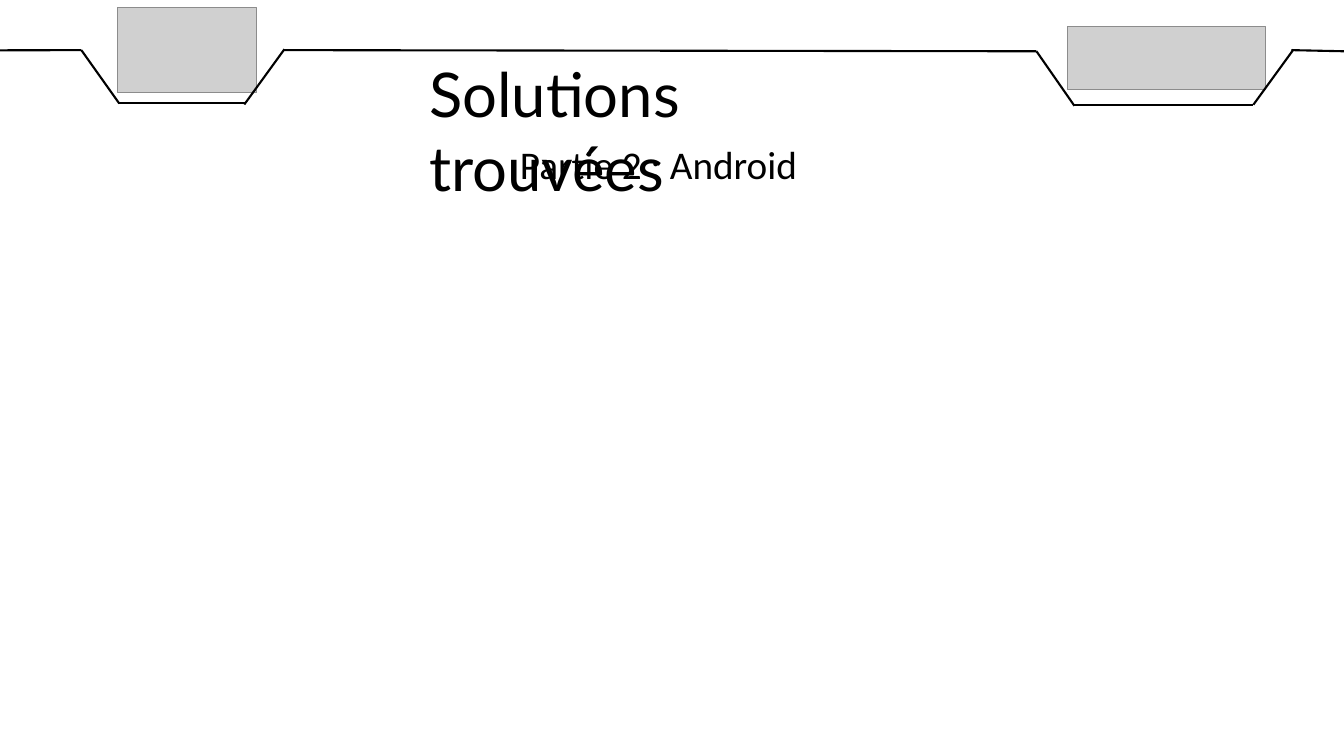
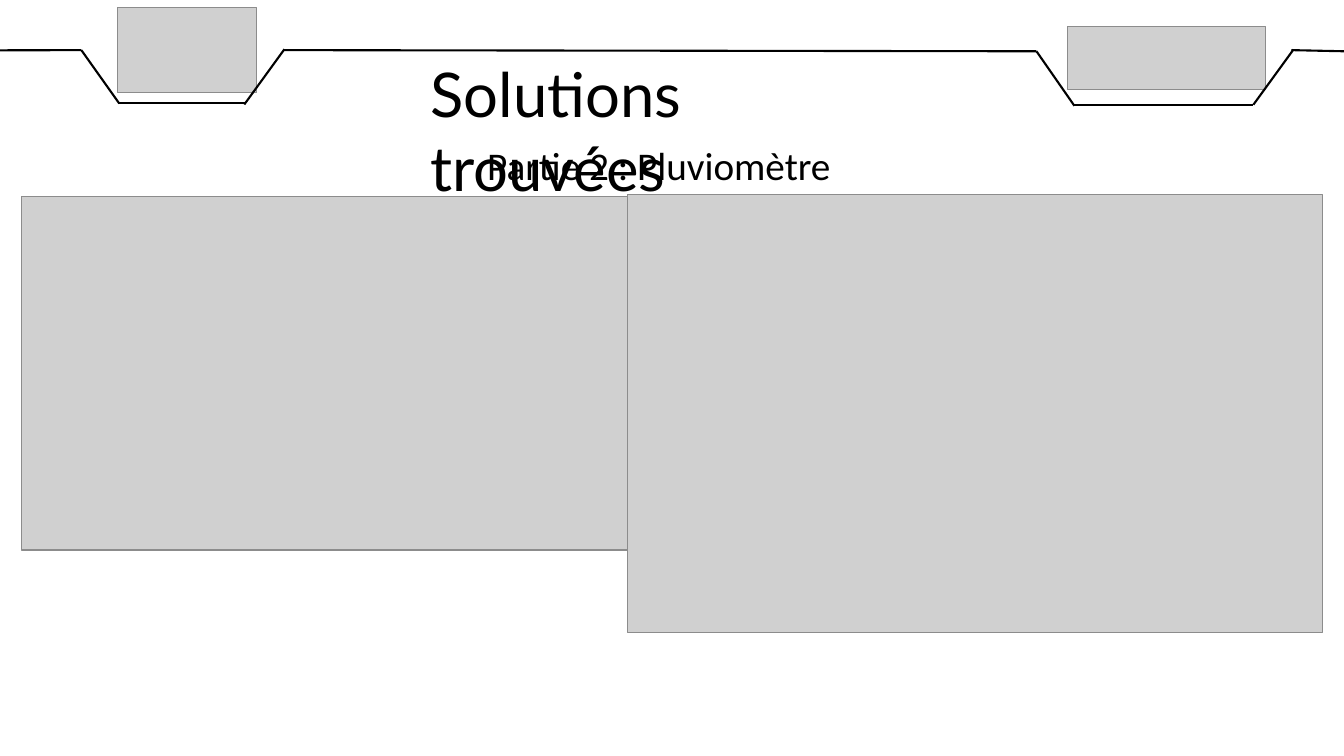
Before and after one commit to DylanChe/SupervisionSerre, a slide deck: slide 13 of oral_projet/revue_2/diaporama_revue_2_dylan.pptx. Drawn at 1344x756 pixels with LibreOffice and Linux fonts; fonts in the diff are those of the drawing; grey boxes stand for pictures. Boxes give left, top, right and bottom in pixels: in the first picture for what was removed or moved away, otherwise in the second. Text is boxed around its words. In the diff, an @@ line names an element or a change of style, - is before the commit and + after.

```diff
--- a/oral_projet/revue_2/diaporama_revue_2_dylan.pptx
+++ b/oral_projet/revue_2/diaporama_revue_2_dylan.pptx
@@ text "Solutions trouvées" rewrapped from <box>429,71,680,192</box> to <box>430,71,681,203</box> @@
@@ text at <box>487,147,830,190</box>: text changed @@
-Partie 2 : Android
+Partie 2 : Pluviomètre
@@ picture added at <box>21,197,627,551</box> @@
@@ picture added at <box>627,195,1323,632</box> @@
```
Also in this commit, not shown: 3 other slides changed, 1 slide added, 1 slide removed, 3 other files.
